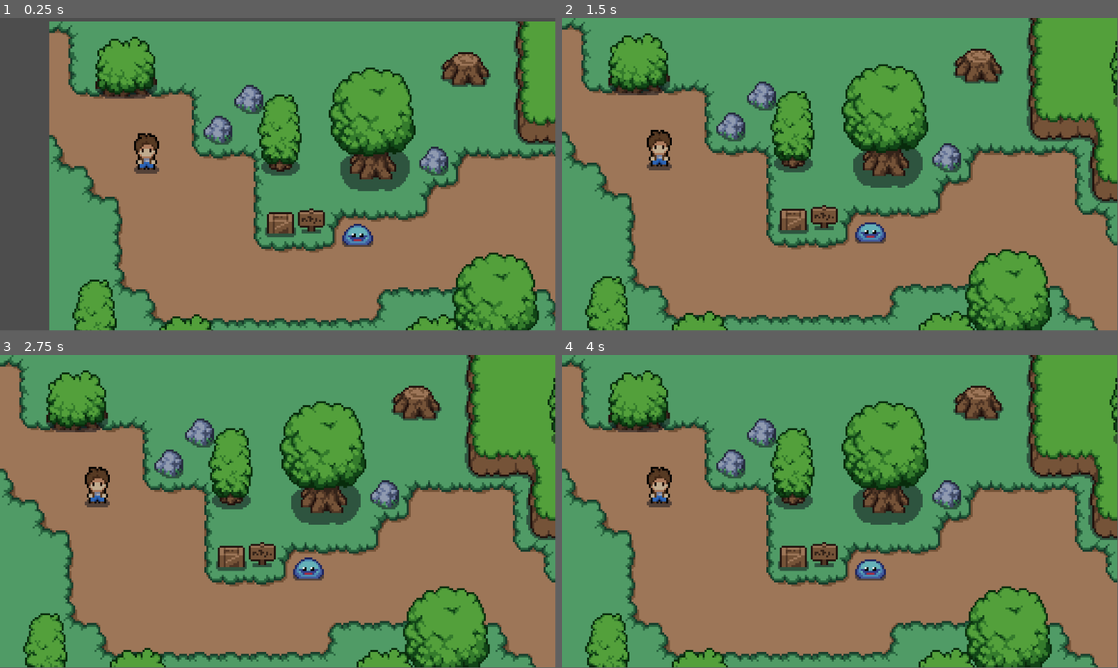
Above: before the commit, frames 1-4 (two rows, left to right).
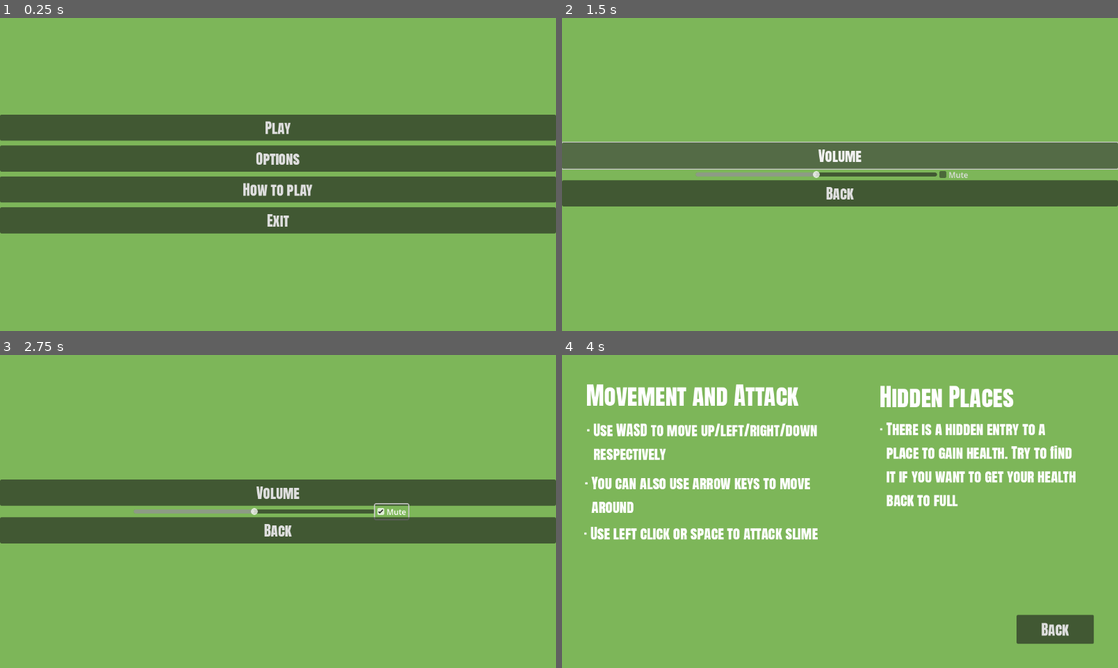
Above: after the commit, the same moments.

Repository: DivyaRasania/rpg-game
Game: Godot game, scene res://scenes/start_screen.tscn
The game is run twice, just before and just after one commit, with the same random seed, the same clock (stepped at 60 frames per second) and the same inputs. Before the commit the project starts from res://scenes/world.tscn.
Inputs (mouse positions are in pixels of both pictures, inside the frame that each line leads up to):
- Up to frame 1 (0.25 s): no input
- Up to frame 2 (1.5 s): click (840, 158) at 0.5 s, where only the run after the commit has a clickable "Options"; click (840, 158) at 1.25 s, where only the run after the commit has a clickable "Volume"
- Up to frame 3 (2.75 s): click (389, 511) at 2 s, where only the run after the commit has a clickable "Mute"
- Up to frame 4 (4 s): click (840, 530) at 2.75 s, where only the run after the commit has a clickable "Back"; click (840, 527) at 3.5 s, where only the run after the commit has a clickable "How to play"
In our replay, the window is 799x449 before the commit and 800x450 after it. These sizes can differ from the game's own. Grey fills any space a smaller window leaves; there, only what the larger window draws over its background counts as a difference.

The runs differ from the first frame. In frame 1, 98% of the frame differs, in the area x 0-100%, y 0-100%; in frame 2, 99%; in frame 3, 98%; in frame 4, 100%.

Commit message:
Changed many things
sorted folders, added hud, changed export settings, changed project settings, added and managed audio, added start screen, option screen, and how to play screen

Diff:
--- /dev/null
+++ b/default_bus_layout.tres
@@ -0,0 +1,15 @@
+[gd_resource type="AudioBusLayout" format=3 uid="uid://biuh4g32tag65"]
+
+[resource]
+bus/1/name = &"background_music"
+bus/1/solo = false
+bus/1/mute = false
+bus/1/bypass_fx = false
+bus/1/volume_db = 0.0
+bus/1/send = &"Master"
+bus/2/name = &"sound_effects"
+bus/2/solo = false
+bus/2/mute = false
+bus/2/bypass_fx = false
+bus/2/volume_db = 0.0
+bus/2/send = &"Master"
--- a/project.godot
+++ b/project.godot
@@ -11,13 +11,18 @@
 [application]
 
 config/name="RPG Game"
-run/main_scene="res://scenes/world.tscn"
+run/main_scene="res://scenes/start_screen.tscn"
 config/features=PackedStringArray("4.3", "Forward Plus")
 config/icon="res://icon.svg"
 
 [autoload]
 
 global="*res://scripts/global.gd"
+BackgroundMusic="*res://scenes/background_music.tscn"
+
+[display]
+
+window/stretch/mode="viewport"
 
 [input]
 
--- /dev/null
+++ b/scenes/background_music.tscn
@@ -0,0 +1,9 @@
+[gd_scene load_steps=2 format=3 uid="uid://b5cri3myb8u2e"]
+
+[ext_resource type="AudioStream" uid="uid://cixp8l1yowmf6" path="res://assets/background_music/Hollow Knight OST - Greenpath.mp3" id="1_2wckd"]
+
+[node name="BackgroundMusic" type="AudioStreamPlayer"]
+stream = ExtResource("1_2wckd")
+autoplay = true
+bus = &"background_music"
+parameters/looping = true
--- a/scenes/cliff_side.tscn
+++ b/scenes/cliff_side.tscn
@@ -1,10 +1,11 @@
-[gd_scene load_steps=11 format=3 uid="uid://cai7vmxeve1b0"]
+[gd_scene load_steps=13 format=3 uid="uid://cai7vmxeve1b0"]
 
 [ext_resource type="Script" path="res://scripts/cliff_side.gd" id="1_425o1"]
-[ext_resource type="Texture2D" uid="uid://cax1s3vm8idlb" path="res://art/tilesets/plains.png" id="1_tod55"]
-[ext_resource type="Texture2D" uid="uid://ce230qyugsh85" path="res://art/tilesets/grass.png" id="2_y6a5w"]
-[ext_resource type="Texture2D" uid="uid://dgg0oj3muujej" path="res://art/objects/objects.png" id="3_ifoes"]
+[ext_resource type="Texture2D" uid="uid://cax1s3vm8idlb" path="res://assets/art/tilesets/plains.png" id="1_tod55"]
+[ext_resource type="Texture2D" uid="uid://ce230qyugsh85" path="res://assets/art/tilesets/grass.png" id="2_y6a5w"]
+[ext_resource type="Texture2D" uid="uid://dgg0oj3muujej" path="res://assets/art/objects/objects.png" id="3_ifoes"]
 [ext_resource type="PackedScene" uid="uid://v4hrjcqkel1b" path="res://scenes/player.tscn" id="4_f17vw"]
+[ext_resource type="Texture2D" uid="uid://byixfkid4hpf3" path="res://assets/heal_potion.png" id="6_vs6ny"]
 
 [sub_resource type="TileSetAtlasSource" id="TileSetAtlasSource_n1c6a"]
 texture = ExtResource("1_tod55")
@@ -75,6 +76,9 @@
 sources/1 = SubResource("TileSetAtlasSource_iceet")
 sources/2 = SubResource("TileSetAtlasSource_1v4bv")
 
+[sub_resource type="RectangleShape2D" id="RectangleShape2D_d76bt"]
+size = Vector2(11, 15)
+
 [sub_resource type="RectangleShape2D" id="RectangleShape2D_qjrdw"]
 size = Vector2(50.5, 16.5)
 
@@ -97,6 +101,16 @@
 [node name="CollisionPolygon2D" type="CollisionPolygon2D" parent="collisions"]
 polygon = PackedVector2Array(15, 17, 160, 17, 161, 146, 137, 147, 131, 155, 131, 177, 120, 180, 115, 188, 114, 208, 63, 208, 63, 172, 57, 162, 16, 162, 13, 16, 7, 11, 8, 222, 180, 222, 180, 9, 10, 9)
 
+[node name="heal" type="Sprite2D" parent="."]
+position = Vector2(95, 111)
+texture = ExtResource("6_vs6ny")
+
+[node name="Area2D" type="Area2D" parent="heal"]
+
+[node name="CollisionShape2D" type="CollisionShape2D" parent="heal/Area2D"]
+position = Vector2(-2.5, -4.5)
+shape = SubResource("RectangleShape2D_d76bt")
+
 [node name="player" parent="." instance=ExtResource("4_f17vw")]
 position = Vector2(90, 178)
 
@@ -106,5 +120,6 @@
 position = Vector2(89, 199.75)
 shape = SubResource("RectangleShape2D_qjrdw")
 
+[connection signal="body_entered" from="heal/Area2D" to="." method="_on_area_2d_body_entered"]
 [connection signal="body_entered" from="cliffside_exit_point" to="." method="_on_cliffside_exit_point_body_entered"]
 [connection signal="body_exited" from="cliffside_exit_point" to="." method="_on_cliffside_exit_point_body_exited"]
--- a/scenes/enemy.tscn
+++ b/scenes/enemy.tscn
@@ -1,7 +1,7 @@
 [gd_scene load_steps=72 format=3 uid="uid://coegvqdmc5s6"]
 
 [ext_resource type="Script" path="res://scripts/enemy.gd" id="1_6a5ap"]
-[ext_resource type="Texture2D" uid="uid://der7hup45pkfo" path="res://art/characters/slime.png" id="1_mj7rs"]
+[ext_resource type="Texture2D" uid="uid://der7hup45pkfo" path="res://assets/art/characters/slime.png" id="1_mj7rs"]
 
 [sub_resource type="AtlasTexture" id="AtlasTexture_k13b1"]
 atlas = ExtResource("1_mj7rs")
@@ -540,9 +540,8 @@
 
 [node name="AnimatedSprite2D" type="AnimatedSprite2D" parent="."]
 sprite_frames = SubResource("SpriteFrames_cnpom")
-animation = &"walking_side"
-frame = 4
-frame_progress = 0.734626
+animation = &"death"
+frame_progress = 0.302978
 offset = Vector2(0, -6)
 
 [node name="detection_area" type="Area2D" parent="."]
--- /dev/null
+++ b/scenes/how_to_play.tscn
@@ -0,0 +1,126 @@
+[gd_scene load_steps=3 format=3 uid="uid://dvrtbw0ov0gjm"]
+
+[ext_resource type="FontFile" uid="uid://syy8nnm73eg1" path="res://assets/fonts/AntonSC-Regular.ttf" id="1_5kf56"]
+[ext_resource type="Script" path="res://scripts/how_to_play.gd" id="1_jpijd"]
+
+[node name="HowToPlay" type="Control"]
+layout_mode = 3
+anchors_preset = 15
+anchor_right = 1.0
+anchor_bottom = 1.0
+grow_horizontal = 2
+grow_vertical = 2
+script = ExtResource("1_jpijd")
+
+[node name="ColorRect" type="ColorRect" parent="."]
+layout_mode = 1
+anchors_preset = 15
+anchor_right = 1.0
+anchor_bottom = 1.0
+grow_horizontal = 2
+grow_vertical = 2
+color = Color(0.489077, 0.714844, 0.349045, 1)
+
+[node name="Movement&Attack" type="Label" parent="."]
+layout_mode = 0
+offset_left = 50.0
+offset_top = 46.0
+offset_right = 559.0
+offset_bottom = 122.0
+theme_override_fonts/font = ExtResource("1_5kf56")
+theme_override_font_sizes/font_size = 50
+text = "Movement and Attack"
+autowrap_mode = 2
+
+[node name="Label" type="Label" parent="Movement&Attack"]
+layout_mode = 1
+anchors_preset = 15
+anchor_right = 1.0
+anchor_bottom = 1.0
+offset_left = 1.0
+offset_top = 86.0
+offset_right = 1.0
+offset_bottom = 105.0
+grow_horizontal = 2
+grow_vertical = 2
+theme_override_fonts/font = ExtResource("1_5kf56")
+theme_override_font_sizes/font_size = 30
+text = "· Use WASD to move up/left/right/down
+  respectively"
+
+[node name="Label2" type="Label" parent="Movement&Attack"]
+layout_mode = 1
+anchors_preset = 15
+anchor_right = 1.0
+anchor_bottom = 1.0
+offset_left = -3.0
+offset_top = 196.0
+offset_right = -10.0
+offset_bottom = 215.0
+grow_horizontal = 2
+grow_vertical = 2
+theme_override_fonts/font = ExtResource("1_5kf56")
+theme_override_font_sizes/font_size = 30
+text = "· You can also use arrow keys to move
+  around"
+
+[node name="Label3" type="Label" parent="Movement&Attack"]
+layout_mode = 1
+anchors_preset = 15
+anchor_right = 1.0
+anchor_bottom = 1.0
+offset_left = -5.0
+offset_top = 300.0
+offset_right = -9.0
+offset_bottom = 270.0
+grow_horizontal = 2
+grow_vertical = 2
+theme_override_fonts/font = ExtResource("1_5kf56")
+theme_override_font_sizes/font_size = 30
+text = "· Use left click or space to attack slime"
+
+[node name="HiddenPlaces" type="Label" parent="."]
+layout_mode = 0
+offset_left = 658.0
+offset_top = 49.0
+offset_right = 936.0
+offset_bottom = 125.0
+theme_override_fonts/font = ExtResource("1_5kf56")
+theme_override_font_sizes/font_size = 50
+text = "Hidden Places"
+
+[node name="Label5" type="Label" parent="HiddenPlaces"]
+layout_mode = 1
+anchors_preset = 15
+anchor_right = 1.0
+anchor_bottom = 1.0
+offset_top = 81.0
+offset_right = 155.0
+offset_bottom = 198.0
+grow_horizontal = 2
+grow_vertical = 2
+theme_override_fonts/font = ExtResource("1_5kf56")
+theme_override_font_sizes/font_size = 30
+text = "· There is a hidden entry to a
+  place to gain health. Try to find
+  it if you want to get your health
+  back to full"
+
+[node name="Back" type="Button" parent="."]
+layout_mode = 1
+anchors_preset = 3
+anchor_left = 1.0
+anchor_top = 1.0
+anchor_right = 1.0
+anchor_bottom = 1.0
+offset_left = -210.0
+offset_top = -110.0
+offset_right = -50.0
+offset_bottom = -50.0
+grow_horizontal = 0
+grow_vertical = 0
+theme_override_fonts/font = ExtResource("1_5kf56")
+theme_override_font_sizes/font_size = 30
+text = "Back"
+
+[connection signal="pressed" from="Back" to="." method="_on_back_pressed"]
--- /dev/null
+++ b/scenes/options_menu.tscn
@@ -0,0 +1,79 @@
+[gd_scene load_steps=3 format=3 uid="uid://cmky635vquum5"]
+
+[ext_resource type="Script" path="res://scripts/pause_screen.gd" id="1_ujfeh"]
+[ext_resource type="FontFile" uid="uid://syy8nnm73eg1" path="res://assets/fonts/AntonSC-Regular.ttf" id="2_vyvnf"]
+
+[node name="OptionsMenu" type="Control"]
+layout_mode = 3
+anchors_preset = 15
+anchor_right = 1.0
+anchor_bottom = 1.0
+grow_horizontal = 2
+grow_vertical = 2
+script = ExtResource("1_ujfeh")
+
+[node name="ColorRect" type="ColorRect" parent="."]
+layout_mode = 1
+anchors_preset = 15
+anchor_right = 1.0
+anchor_bottom = 1.0
+grow_horizontal = 2
+grow_vertical = 2
+color = Color(0.489077, 0.714844, 0.349045, 1)
+
+[node name="VolumeButton" type="Button" parent="."]
+layout_mode = 1
+anchors_preset = 14
+anchor_top = 0.5
+anchor_right = 1.0
+anchor_bottom = 0.5
+offset_top = -66.0
+offset_bottom = -12.0
+grow_horizontal = 2
+grow_vertical = 2
+theme_override_fonts/font = ExtResource("2_vyvnf")
+theme_override_font_sizes/font_size = 30
+text = "Volume"
+
+[node name="VolumeSlider" type="HSlider" parent="."]
+layout_mode = 1
+anchors_preset = 8
+anchor_left = 0.5
+anchor_top = 0.5
+anchor_right = 0.5
+anchor_bottom = 0.5
+offset_left = -299.0
+offset_top = -8.0
+offset_right = 201.0
+offset_bottom = 8.0
+grow_horizontal = 2
+grow_vertical = 2
+min_value = -10.0
+max_value = 10.0
+
+[node name="MuteCheckBox" type="CheckBox" parent="."]
+layout_mode = 0
+offset_left = 777.0
+offset_top = 308.5
+offset_right = 846.0
+offset_bottom = 339.5
+text = "Mute"
+
+[node name="BackButton" type="Button" parent="."]
+layout_mode = 1
+anchors_preset = 14
+anchor_top = 0.5
+anchor_right = 1.0
+anchor_bottom = 0.5
+offset_top = 12.0
+offset_bottom = 66.0
+grow_horizontal = 2
+grow_vertical = 2
+theme_override_fonts/font = ExtResource("2_vyvnf")
+theme_override_font_sizes/font_size = 30
+text = "Back"
+
+[connection signal="pressed" from="VolumeButton" to="." method="_on_volume_button_pressed"]
+[connection signal="value_changed" from="VolumeSlider" to="." method="_on_volume_slider_value_changed"]
+[connection signal="toggled" from="MuteCheckBox" to="." method="_on_mute_check_box_toggled"]
+[connection signal="pressed" from="BackButton" to="." method="_on_back_button_pressed"]
--- a/scenes/player.tscn
+++ b/scenes/player.tscn
@@ -1,7 +1,8 @@
-[gd_scene load_steps=57 format=3 uid="uid://v4hrjcqkel1b"]
+[gd_scene load_steps=58 format=3 uid="uid://v4hrjcqkel1b"]
 
 [ext_resource type="Script" path="res://scripts/player.gd" id="1_x2ja2"]
-[ext_resource type="Texture2D" uid="uid://6jfjj0bcfq1" path="res://art/characters/player.png" id="2_qxatd"]
+[ext_resource type="Texture2D" uid="uid://6jfjj0bcfq1" path="res://assets/art/characters/player.png" id="2_qxatd"]
+[ext_resource type="AudioStream" uid="uid://0c838sbu171i" path="res://assets/sound_effects/player_death.mp3" id="3_f34a2"]
 
 [sub_resource type="AtlasTexture" id="AtlasTexture_ockn5"]
 atlas = ExtResource("2_qxatd")
@@ -272,7 +273,7 @@
 }],
 "loop": true,
 "name": &"death",
-"speed": 5.0
+"speed": 3.0
 }, {
 "frames": [{
 "duration": 1.0,
@@ -425,7 +426,8 @@
 
 [node name="AnimatedSprite2D" type="AnimatedSprite2D" parent="."]
 sprite_frames = SubResource("SpriteFrames_8a4cs")
-animation = &"walk_side"
+animation = &"death"
+frame_progress = 0.500926
 offset = Vector2(0, -15)
 
 [node name="CollisionShape2D" type="CollisionShape2D" parent="."]
@@ -480,6 +482,10 @@
 wait_time = 5.0
 autostart = true
 
+[node name="death" type="AudioStreamPlayer" parent="."]
+stream = ExtResource("3_f34a2")
+bus = &"sound_effects"
+
 [connection signal="body_entered" from="player_hitbox" to="." method="_on_player_hitbox_body_entered"]
 [connection signal="body_exited" from="player_hitbox" to="." method="_on_player_hitbox_body_exited"]
 [connection signal="timeout" from="attack_cooldown" to="." method="_on_attack_cooldown_timeout"]
--- /dev/null
+++ b/scenes/start_screen.tscn
@@ -0,0 +1,83 @@
+[gd_scene load_steps=3 format=3 uid="uid://csxaoewi82ll6"]
+
+[ext_resource type="Script" path="res://scripts/start_screen.gd" id="1_a2jox"]
+[ext_resource type="FontFile" uid="uid://syy8nnm73eg1" path="res://assets/fonts/AntonSC-Regular.ttf" id="5_e7xek"]
+
+[node name="StartScreen" type="Control"]
+layout_mode = 3
+anchors_preset = 15
+anchor_right = 1.0
+anchor_bottom = 1.0
+grow_horizontal = 2
+grow_vertical = 2
+script = ExtResource("1_a2jox")
+
+[node name="ColorRect" type="ColorRect" parent="."]
+layout_mode = 1
+anchors_preset = 15
+anchor_right = 1.0
+anchor_bottom = 1.0
+grow_horizontal = 2
+grow_vertical = 2
+color = Color(0.489077, 0.714844, 0.349045, 1)
+
+[node name="Play" type="Button" parent="."]
+layout_mode = 1
+anchors_preset = 14
+anchor_top = 0.5
+anchor_right = 1.0
+anchor_bottom = 0.5
+offset_top = -124.0
+offset_bottom = -70.0
+grow_horizontal = 2
+grow_vertical = 2
+theme_override_fonts/font = ExtResource("5_e7xek")
+theme_override_font_sizes/font_size = 30
+text = "Play"
+
+[node name="Options" type="Button" parent="."]
+layout_mode = 1
+anchors_preset = 14
+anchor_top = 0.5
+anchor_right = 1.0
+anchor_bottom = 0.5
+offset_top = -60.0
+offset_bottom = -6.0
+grow_horizontal = 2
+grow_vertical = 2
+theme_override_fonts/font = ExtResource("5_e7xek")
+theme_override_font_sizes/font_size = 30
+text = "Options"
+
+[node name="HowToPlay" type="Button" parent="."]
+layout_mode = 1
+anchors_preset = 14
+anchor_top = 0.5
+anchor_right = 1.0
+anchor_bottom = 0.5
+offset_top = 4.0
+offset_bottom = 58.0
+grow_horizontal = 2
+grow_vertical = 2
+theme_override_fonts/font = ExtResource("5_e7xek")
+theme_override_font_sizes/font_size = 30
+text = "How to play"
+
+[node name="Exit" type="Button" parent="."]
+layout_mode = 1
+anchors_preset = 14
+anchor_top = 0.5
+anchor_right = 1.0
+anchor_bottom = 0.5
+offset_top = 68.0
+offset_bottom = 122.0
+grow_horizontal = 2
+grow_vertical = 2
+theme_override_fonts/font = ExtResource("5_e7xek")
+theme_override_font_sizes/font_size = 30
+text = "Exit"
+
+[connection signal="pressed" from="Play" to="." method="_on_play_pressed"]
+[connection signal="pressed" from="Options" to="." method="_on_options_pressed"]
+[connection signal="pressed" from="HowToPlay" to="." method="_on_how_to_play_pressed"]
+[connection signal="pressed" from="Exit" to="." method="_on_exit_pressed"]
--- a/scenes/world.tscn
+++ b/scenes/world.tscn
@@ -1,9 +1,9 @@
 [gd_scene load_steps=12 format=3 uid="uid://byymt36r5asdt"]
 
-[ext_resource type="Texture2D" uid="uid://cax1s3vm8idlb" path="res://art/tilesets/plains.png" id="1_8bh2d"]
+[ext_resource type="Texture2D" uid="uid://cax1s3vm8idlb" path="res://assets/art/tilesets/plains.png" id="1_8bh2d"]
 [ext_resource type="Script" path="res://scripts/world.gd" id="1_vope1"]
-[ext_resource type="Texture2D" uid="uid://ce230qyugsh85" path="res://art/tilesets/grass.png" id="2_s1chg"]
-[ext_resource type="Texture2D" uid="uid://dgg0oj3muujej" path="res://art/objects/objects.png" id="3_jppj6"]
+[ext_resource type="Texture2D" uid="uid://ce230qyugsh85" path="res://assets/art/tilesets/grass.png" id="2_s1chg"]
+[ext_resource type="Texture2D" uid="uid://dgg0oj3muujej" path="res://assets/art/objects/objects.png" id="3_jppj6"]
 [ext_resource type="PackedScene" uid="uid://v4hrjcqkel1b" path="res://scenes/player.tscn" id="4_ucp33"]
 [ext_resource type="PackedScene" uid="uid://coegvqdmc5s6" path="res://scenes/enemy.tscn" id="5_3hyk6"]
 
--- a/scripts/cliff_side.gd
+++ b/scripts/cliff_side.gd
@@ -15,3 +15,8 @@
 	if global.transition_scene and global.current_scene == "cliff_side":
 		get_tree().change_scene_to_file("res://scenes/world.tscn")
 		global.current_scene = "world"
+
+func _on_area_2d_body_entered(body):
+	if body.has_method("player"):
+		global.player_health = 100
+	$heal.hide()
--- a/scripts/enemy.gd
+++ b/scripts/enemy.gd
@@ -3,7 +3,6 @@
 var speed = 50
 var player_chase = false
 var player = null
-var health = 100
 var player_in_attack_zone = false
 var can_take_damage = true
 
@@ -49,27 +48,28 @@
 		if can_take_damage:
 			$take_damage_cooldown.start()
 			can_take_damage = false
-			health -= 20
-			if health <= 0:
+			global.enemy_health -= 20
+			if global.enemy_health <= 0:
 				self.queue_free()
+				global.slime_dead = true
 
 func _on_take_damage_cooldown_timeout():
 	can_take_damage = true
 
 func update_health():
 	var health_bar = $healthbar
-	health_bar.value = health
+	health_bar.value = global.enemy_health
 
-	if health >= 100:
+	if global.enemy_health >= 100:
 		health_bar.visible = false
 	else:
 		health_bar.visible = true
 
 func _on_regen_timer_timeout():
-	if health < 100:
-		health += 10
-		if health > 100:
-			health = 100
+	if global.enemy_health < 100:
+		global.enemy_health += 20
+		if global.enemy_health > 100:
+			global.enemy_health = 100
 
-	if health <= 0:
-		health = 0
+	if global.enemy_health <= 0:
+		global.enemy_health = 0
--- a/scripts/global.gd
+++ b/scripts/global.gd
@@ -8,3 +8,8 @@
 var player_start_posy = 75
 var player_exit_cliffside_posx = 160
 var player_exit_cliffside_posy = 10
+var background_music_value = 0
+var background_music_muted = false
+var player_health = 100
+var enemy_health = 100
+var slime_dead = false
--- /dev/null
+++ b/scripts/how_to_play.gd
@@ -0,0 +1,4 @@
+extends Control
+
+func _on_back_pressed():
+	get_tree().change_scene_to_file("res://scenes/start_screen.tscn")
--- /dev/null
+++ b/scripts/pause_screen.gd
@@ -0,0 +1,34 @@
+extends Control
+
+var volume_default_position = Vector2(0, 263)
+var back_default_position = Vector2(0, 331)
+var volume_slider_position = Vector2(0, 258)
+var back_slider_position = Vector2(0, 336)
+
+func _ready():
+	$VolumeSlider.hide()
+	$MuteCheckBox.hide()
+	$VolumeButton.position = volume_default_position
+	$BackButton.position = back_default_position
+
+func _on_volume_button_pressed():
+	$VolumeButton.position = volume_slider_position
+	$BackButton.position = back_slider_position
+	$VolumeSlider.set_value_no_signal(global.background_music_value)
+	$MuteCheckBox.button_pressed = global.background_music_muted
+	$VolumeSlider.show()
+	$MuteCheckBox.show()
+
+func _on_back_button_pressed():
+	get_tree().change_scene_to_file("res://scenes/start_screen.tscn")
+
+func _on_volume_slider_value_changed(value):
+	global.background_music_value = value
+	AudioServer.set_bus_volume_db(0, value)
+
+func _on_mute_check_box_toggled(toggled_on):
+	global.background_music_muted = toggled_on
+	if toggled_on:
+		AudioServer.set_bus_mute(0, true)
+	else:
+		AudioServer.set_bus_mute(0, false)
--- a/scripts/player.gd
+++ b/scripts/player.gd
@@ -6,7 +6,6 @@
 var enemy_in_attack_range = false
 var enemy_attack_cooldown = true
 var player_alive = true
-var health = 100
 var attack_in_progress = false
 
 func _ready():
@@ -96,10 +95,10 @@
 
 func enemy_attack():
 	if enemy_in_attack_range and enemy_attack_cooldown:
-		health -= 20
+		global.player_health -= 20
 		enemy_attack_cooldown = false
 		$attack_cooldown.start()
-		if health <= 0:
+		if global.player_health <= 0:
 			player_alive = false
 			self.queue_free()
 
@@ -146,18 +145,18 @@
 
 func update_health():
 	var health_bar = $healthbar
-	health_bar.value = health
+	health_bar.value = global.player_health
 
-	if health >= 100:
+	if global.player_health >= 100:
 		health_bar.visible = false
 	else:
 		health_bar.visible = true
 
-func _on_regen_timer_timeout():
-	if health < 100:
-		health += 20
-		if health > 100:
-			health = 100
-
-	if health <= 0:
-		health = 0
+# func _on_regen_timer_timeout():
+	#if health < 100:
+		#health += 20
+		#if health > 100:
+			#health = 100
+	#
+	#if health <= 0:
+		#health = 0
--- /dev/null
+++ b/scripts/start_screen.gd
@@ -0,0 +1,13 @@
+extends Control
+
+func _on_play_pressed():
+	get_tree().change_scene_to_file("res://scenes/world.tscn")
+
+func _on_options_pressed():
+	get_tree().change_scene_to_file("res://scenes/options_menu.tscn")
+
+func _on_how_to_play_pressed():
+	get_tree().change_scene_to_file("res://scenes/how_to_play.tscn")
+
+func _on_exit_pressed():
+	get_tree().quit()
--- a/scripts/world.gd
+++ b/scripts/world.gd
@@ -7,6 +7,9 @@
 	else:
 		$player.position.x = global.player_exit_cliffside_posx
 		$player.position.y = global.player_exit_cliffside_posy
+
+		if global.slime_dead:
+			$enemy.queue_free()
 
 func _process(delta):
 	change_scene()
Not shown, removed: art/characters/player.png.import
Not shown, removed: art/characters/skeleton.png.import
Not shown, removed: art/characters/skeleton_swordless.png.import
Not shown, removed: art/characters/slime.png.import
Not shown, removed: art/objects/chest_01.png.import
Not shown, removed: art/objects/chest_02.png.import
Not shown, removed: art/objects/objects.png.import
Not shown, removed: art/objects/rock_in_water-sheet.png.import
Binary file removed: art/objects/rock_in_water_01-sheet.png
Not shown, removed: art/objects/rock_in_water_01-sheet.png.import
Not shown, removed: art/objects/rock_in_water_01.png.import
Not shown, removed: art/objects/rock_in_water_02.png.import
(and 120 more such lines)
